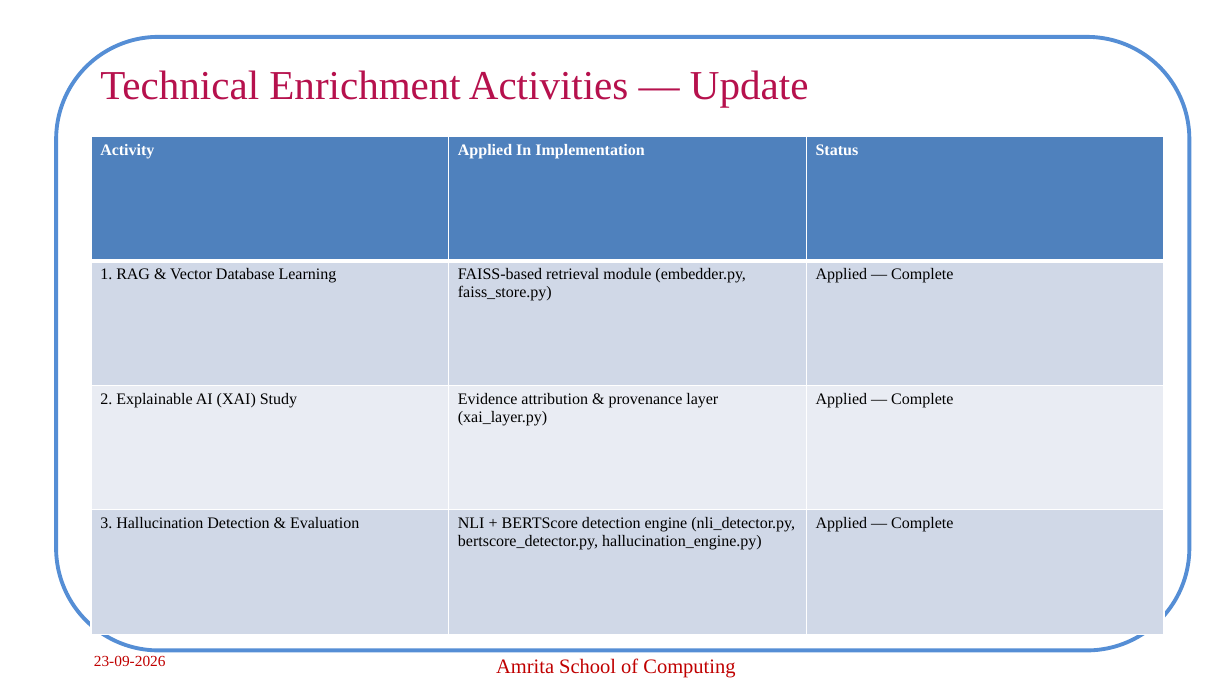
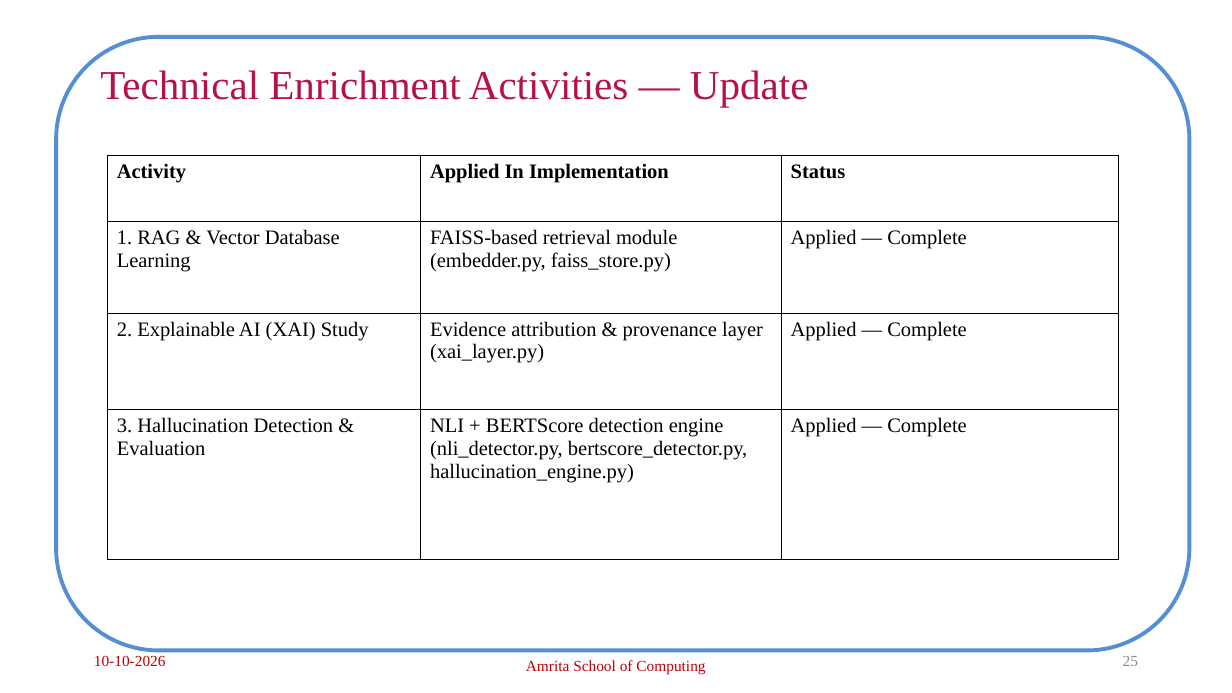
Before and after one commit to archabiju/hallucination-control-rag, a slide deck: slide 25 of presentations/Panel_Review2_CB.SC.P2CSE25001.pptx (slide 13 before the commit). Drawn at 1232x693 pixels with LibreOffice and Linux fonts; fonts in the diff are those of the drawing; background and template pictures are left out. Boxes give left, top, right and bottom in pixels: in the first picture for what was removed or moved away, otherwise in the second. Text is boxed around its words. In the diff, an @@ line names an element or a change of style, - is before the commit and + after.

```diff
--- a/presentations/Panel_Review2_CB.SC.P2CSE25001.pptx
+++ b/presentations/Panel_Review2_CB.SC.P2CSE25001.pptx
@@ table at [107,156,1118,560] @@
@@ fill #4F81BD to none in row 1 @@
@@ fill #D0D8E8 to none in 6 cells @@
@@ fill #E9EDF4 to none in row 3 @@
@@ size 12.5 to 16 pt @@
@@ text colour #FFFFFF to #000000 in "Activity", "Applied In Implementation", "Status" @@
@@ borders changed @@
@@ table: place and size @@
-table at [91,137,1164,635]
+table at [107,156,1118,560]
@@ text at [94,655,166,666]: text changed @@
-23-09-2026
+10-10-2026
@@ text "Amrita School of Computing" at [526,660,705,674]: size 16 to 12 pt @@
@@ page number added at [1123,656,1138,666], 12 pt, text #8C8C8C @@
+25
```
Also in this commit, not shown: 14 other slides changed, 17 slides added, 2 slides removed, 52 other files.
